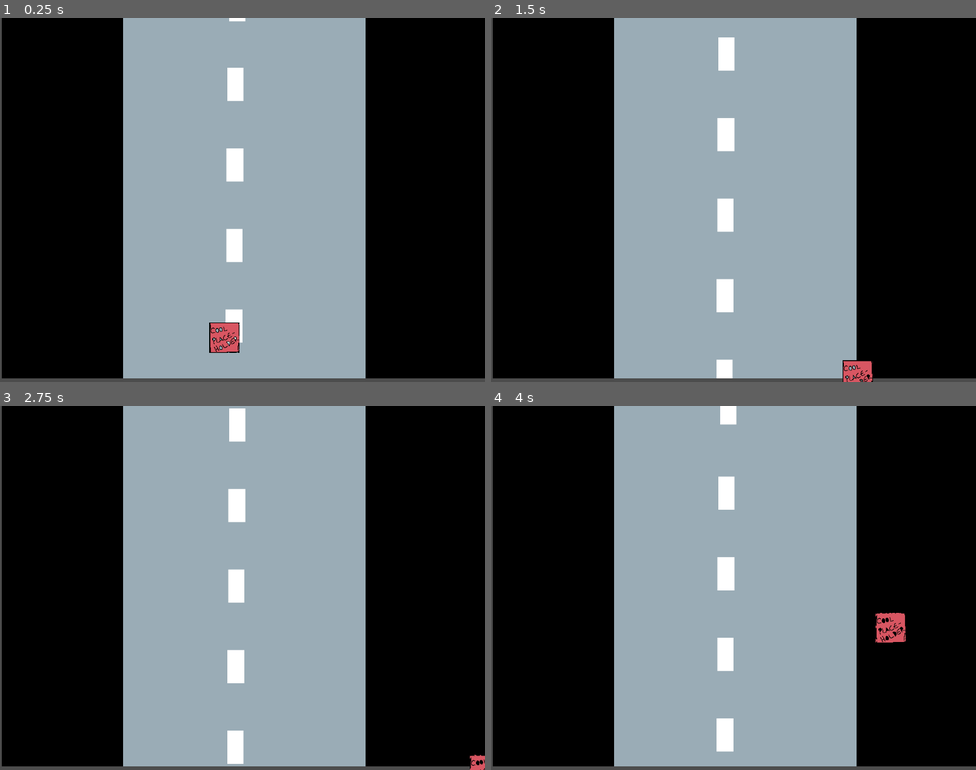
Above: before the commit, frames 1-4 (two rows, left to right).
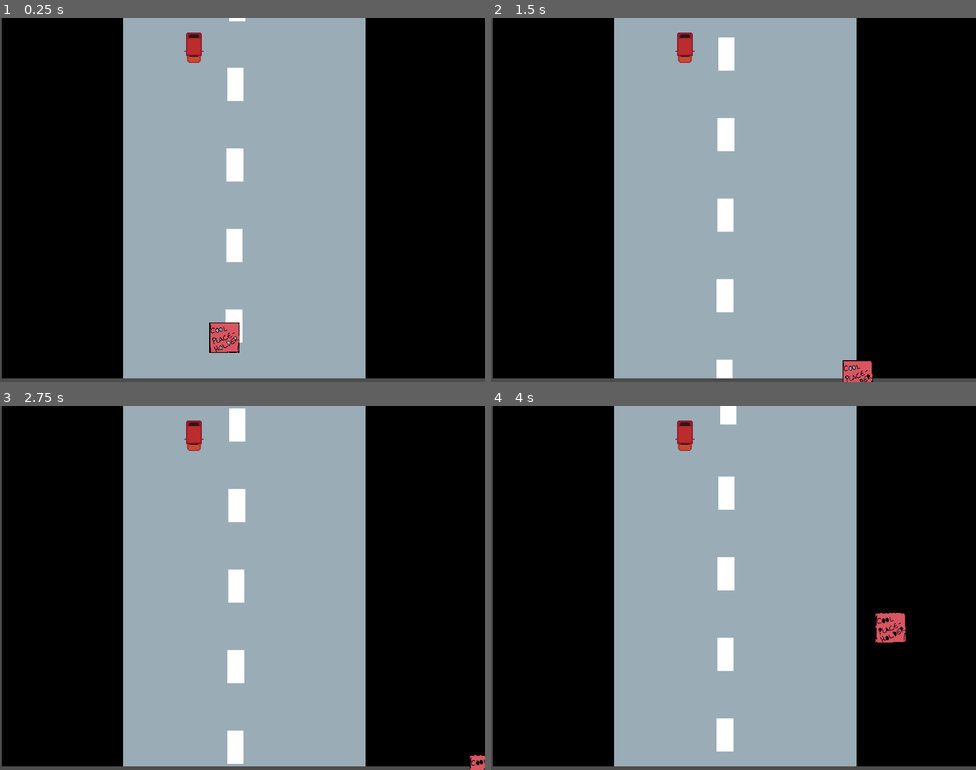
Above: after the commit, the same moments.

Repository: modusmogulus/trip-to-home
Game: Godot game, scene res://Main.tscn
The game is run twice, just before and just after one commit, with the same random seed, the same clock (stepped at 60 frames per second) and the same inputs.
Inputs:
- Up to frame 1 (0.25 s): no input
- Up to frame 2 (1.5 s): hold D (move_right) 0.53-1.28 s; hold S (move_back) from 1.28 s (still down)
- Up to frame 3 (2.75 s): release S (move_back) at 2.03 s; hold D (move_right) from 2.03 s (still down)
- Up to frame 4 (4 s): release D (move_right) at 2.78 s; hold W (move_forward) 2.78-3.53 s; hold A (move_left) from 3.53 s (still down)

The runs differ from the first frame. In frame 1, 0.3% of the frame differs, in the area x 38-42%, y 4-13%; in frame 2, 0.3%; in frame 3, 0.3%; in frame 4, 0.3%.

Commit message:
car added to scene

Diff:
--- a/Main.tscn
+++ b/Main.tscn
@@ -1,47 +1,48 @@
-[gd_scene load_steps=13 format=2]
+[gd_scene load_steps=14 format=2]
 
-[ext_resource path="res://Player.tscn" type="PackedScene" id=1]
-[ext_resource path="res://sprites/background-placeholder.png" type="Texture" id=2]
-[ext_resource path="res://Main.gd" type="Script" id=3]
+[ext_resource path="res://Main.gd" type="Script" id=1]
+[ext_resource path="res://Player.tscn" type="PackedScene" id=2]
+[ext_resource path="res://sprites/background-placeholder.png" type="Texture" id=3]
+[ext_resource path="res://Some object.tscn" type="PackedScene" id=4]
 
 [sub_resource type="AtlasTexture" id=1]
 flags = 4
-atlas = ExtResource( 2 )
+atlas = ExtResource( 3 )
 region = Rect2( 0, 0, 1024, 768 )
 
 [sub_resource type="AtlasTexture" id=2]
 flags = 4
-atlas = ExtResource( 2 )
+atlas = ExtResource( 3 )
 region = Rect2( 1024, 0, 1024, 768 )
 
 [sub_resource type="AtlasTexture" id=3]
 flags = 4
-atlas = ExtResource( 2 )
+atlas = ExtResource( 3 )
 region = Rect2( 2048, 0, 1024, 768 )
 
 [sub_resource type="AtlasTexture" id=4]
 flags = 4
-atlas = ExtResource( 2 )
+atlas = ExtResource( 3 )
 region = Rect2( 3072, 0, 1024, 768 )
 
 [sub_resource type="AtlasTexture" id=5]
 flags = 4
-atlas = ExtResource( 2 )
+atlas = ExtResource( 3 )
 region = Rect2( 4096, 0, 1024, 768 )
 
 [sub_resource type="AtlasTexture" id=6]
 flags = 4
-atlas = ExtResource( 2 )
+atlas = ExtResource( 3 )
 region = Rect2( 5120, 0, 1024, 768 )
 
 [sub_resource type="AtlasTexture" id=7]
 flags = 4
-atlas = ExtResource( 2 )
+atlas = ExtResource( 3 )
 region = Rect2( 6144, 0, 1024, 768 )
 
 [sub_resource type="AtlasTexture" id=8]
 flags = 4
-atlas = ExtResource( 2 )
+atlas = ExtResource( 3 )
 region = Rect2( 7168, 0, 1024, 768 )
 
 [sub_resource type="SpriteFrames" id=9]
@@ -63,3 +64,6 @@
 z_index = -1
 frames = SubResource( 9 )
 frame = 4
+
+[node name="Car" parent="." instance=ExtResource( 4 )]
+position = Vector2( 410, 63 )
--- a/Some object.tscn
+++ b/Some object.tscn
@@ -1,10 +1,24 @@
-[gd_scene format=2]
+[gd_scene load_steps=4 format=2]
+
+[ext_resource path="res://sprites/auto.png" type="Texture" id=1]
+
+[sub_resource type="RectangleShape2D" id=1]
+
+[sub_resource type="SpriteFrames" id=2]
+animations = [ {
+"frames": [ ExtResource( 1 ) ],
+"loop": true,
+"name": "default",
+"speed": 5.0
+} ]
 
 [node name="Some object" type="Area2D"]
 
 [node name="CollisionShape2D" type="CollisionShape2D" parent="."]
+shape = SubResource( 1 )
 
 [node name="AnimatedSprite" type="AnimatedSprite" parent="."]
+frames = SubResource( 2 )
 __meta__ = {
 "_editor_description_": ""
 }
--- a/project.godot
+++ b/project.godot
@@ -7,6 +7,11 @@
 ;   param=value ; assign values to parameters
 
 config_version=4
+
+_global_script_classes=[  ]
+_global_script_class_icons={
+
+}
 
 [application]
 
@@ -22,7 +27,7 @@
 
 [editor_plugins]
 
-enabled=PoolStringArray( "res://addons/AsepriteWizard/plugin.cfg" )
+enabled=PoolStringArray(  )
 
 [global]
 
@@ -32,22 +37,22 @@
 
 move_left={
 "deadzone": 0.5,
-"events": [ Object(InputEventKey,"resource_local_to_scene":false,"resource_name":"","device":0,"alt":false,"shift":false,"control":false,"meta":false,"command":false,"pressed":false,"scancode":65,"physical_scancode":0,"unicode":0,"echo":false,"script":null)
+"events": [ Object(InputEventKey,"resource_local_to_scene":false,"resource_name":"","device":0,"alt":false,"shift":false,"control":false,"meta":false,"command":false,"pressed":false,"scancode":65,"unicode":0,"echo":false,"script":null)
  ]
 }
 move_right={
 "deadzone": 0.5,
-"events": [ Object(InputEventKey,"resource_local_to_scene":false,"resource_name":"","device":0,"alt":false,"shift":false,"control":false,"meta":false,"command":false,"pressed":false,"scancode":68,"physical_scancode":0,"unicode":0,"echo":false,"script":null)
+"events": [ Object(InputEventKey,"resource_local_to_scene":false,"resource_name":"","device":0,"alt":false,"shift":false,"control":false,"meta":false,"command":false,"pressed":false,"scancode":68,"unicode":0,"echo":false,"script":null)
  ]
 }
 move_forward={
 "deadzone": 0.5,
-"events": [ Object(InputEventKey,"resource_local_to_scene":false,"resource_name":"","device":0,"alt":false,"shift":false,"control":false,"meta":false,"command":false,"pressed":false,"scancode":87,"physical_scancode":0,"unicode":0,"echo":false,"script":null)
+"events": [ Object(InputEventKey,"resource_local_to_scene":false,"resource_name":"","device":0,"alt":false,"shift":false,"control":false,"meta":false,"command":false,"pressed":false,"scancode":87,"unicode":0,"echo":false,"script":null)
  ]
 }
 move_back={
 "deadzone": 0.5,
-"events": [ Object(InputEventKey,"resource_local_to_scene":false,"resource_name":"","device":0,"alt":false,"shift":false,"control":false,"meta":false,"command":false,"pressed":false,"scancode":83,"physical_scancode":0,"unicode":0,"echo":false,"script":null)
+"events": [ Object(InputEventKey,"resource_local_to_scene":false,"resource_name":"","device":0,"alt":false,"shift":false,"control":false,"meta":false,"command":false,"pressed":false,"scancode":83,"unicode":0,"echo":false,"script":null)
  ]
 }
 
Not shown: 1 places in Main.tscn that only renumber resources
Not shown, changed: doc/brainstorming/ideas-questions-etc-1.jpg.import
Not shown, changed: doc/brainstorming/ideas-questions-etc-2.jpg.import
Not shown, changed: doc/brainstorming/ideas-questions-etc-4.jpg.import
Not shown, changed: doc/brainstorming/ideas-questions-etc-5.jpg.import
Not shown, added: sprites/auto.png.import
